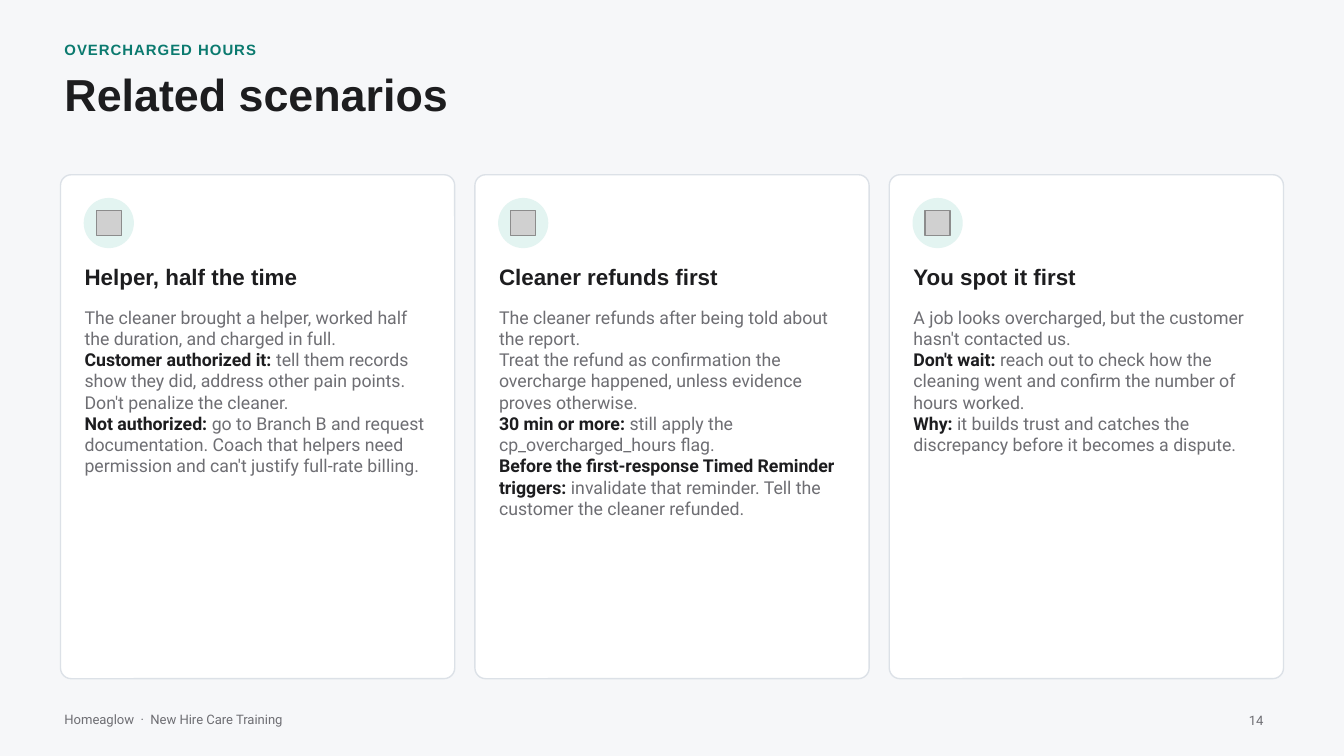
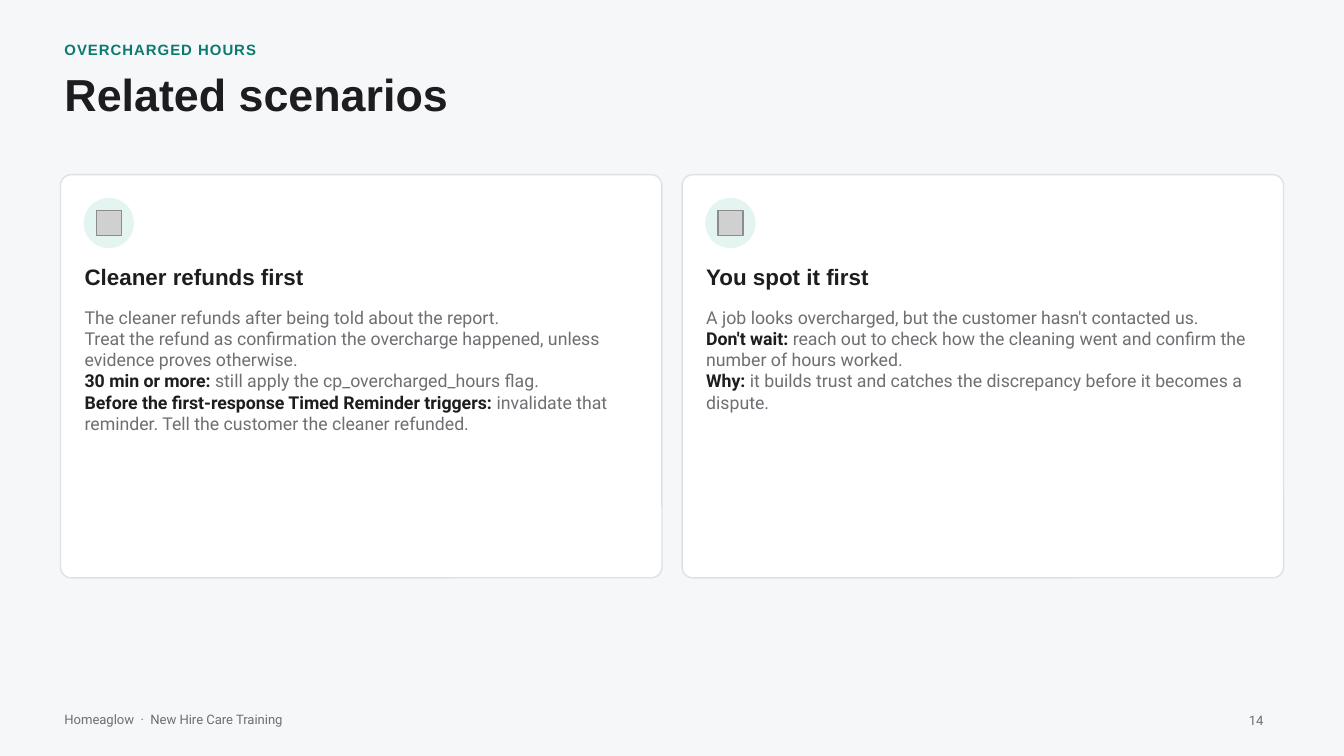
Before and after one commit to anjulimichelle/training, a slide deck: slide 14 of billing-disputes/billing-disputes-cash-payments.pptx. Drawn at 1344x756 pixels with LibreOffice and Linux fonts; fonts in the diff are those of the drawing; grey boxes stand for pictures. Boxes give left, top, right and bottom in pixels: in the first picture for what was removed or moved away, otherwise in the second. Text is boxed around its words. In the diff, an @@ line names an element or a change of style, - is before the commit and + after.

```diff
--- a/billing-disputes/billing-disputes-cash-payments.pptx
+++ b/billing-disputes/billing-disputes-cash-payments.pptx
@@ rounded rectangle: place and size @@
-rounded rectangle at bbox=[60, 175, 454, 679]
+rounded rectangle at bbox=[60, 175, 661, 578]
@@ rounded rectangle: place and size @@
-rounded rectangle at bbox=[474, 175, 868, 679]
+rounded rectangle at bbox=[683, 175, 1284, 578]
@@ rounded rectangle removed at bbox=[890, 175, 1284, 679] @@
@@ ellipse: place and size @@
-ellipse at bbox=[499, 199, 547, 247]
+ellipse at bbox=[706, 199, 754, 247]
@@ ellipse removed at bbox=[914, 199, 962, 247] @@
@@ picture removed at bbox=[511, 211, 536, 237] @@
@@ picture: place and size @@
-picture at bbox=[925, 211, 950, 237]
+picture at bbox=[718, 211, 743, 237]
@@ text "Cleaner refunds first": place and size @@
-text "Cleaner refunds first" at bbox=[499, 268, 717, 286]
+text "Cleaner refunds first" at bbox=[85, 268, 303, 286]
@@ text removed at bbox=[85, 268, 297, 290] @@
-Helper, half the time
@@ text "You spot it first": place and size @@
-text "You spot it first" at bbox=[913, 268, 1075, 290]
+text "You spot it first" at bbox=[706, 268, 868, 290]
@@ text "The cleaner refunds after being ..." rewrapped from bbox=[499, 310, 835, 515] to bbox=[85, 310, 607, 430] @@
@@ text removed at bbox=[85, 310, 424, 476] @@
-The cleaner brought a helper, worked half the duration, and charged in full.
-Customer authorized it: tell them records show they did, address other pain points. Don't penalize the cleaner.
-Not authorized: go to Branch B and request documentation. Coach that helpers need permission and can't justify full-rate billing.
@@ text "A job looks overcharged, but ..." rewrapped from bbox=[913, 310, 1244, 455] to bbox=[706, 310, 1246, 413] @@
```
Also in this commit, not shown: 2 other slides changed, 1 other file.
